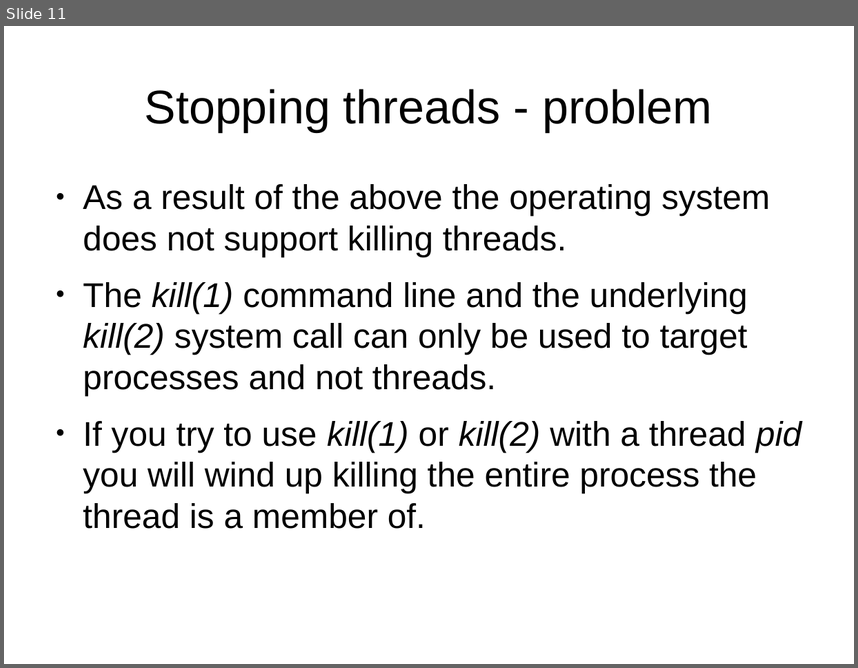
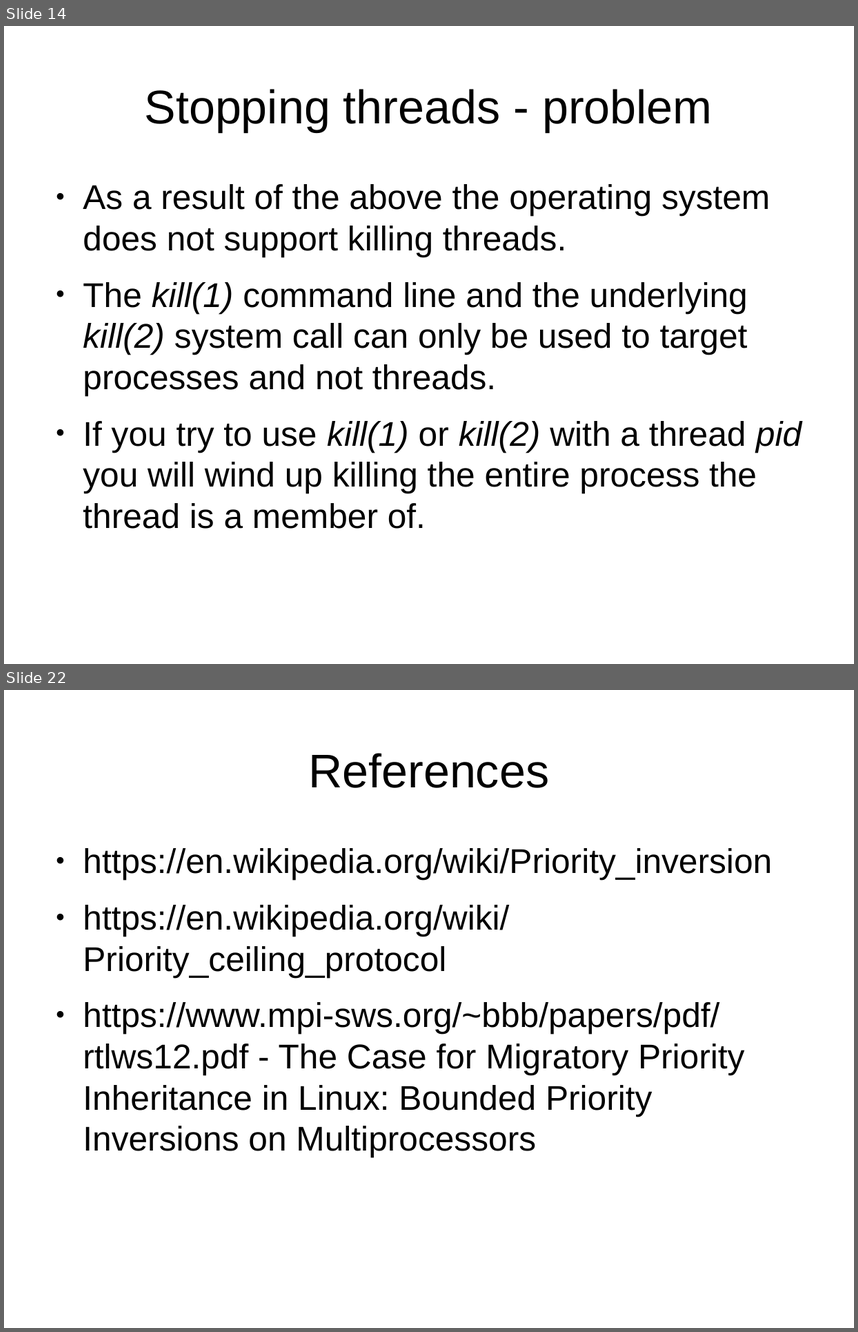
Before and after one commit to kalmuthu/slides, a slide deck: odp/pthreads_linux.odp. Shown one above the other, each under a label of ours: slide 11 before the commit, slides 14 and 22 after it; the slides between them are not shown. The pictures are 858x668 and 858x1332 pixels, drawn with LibreOffice and Linux fonts; fonts in the diff are those of the drawing. Boxes give left, top, right and bottom in pixels: in the first picture for what was removed or moved away, otherwise in the second. Text is boxed around its words. In the diff, an @@ line names an element or a change of style, - is before the commit and + after.

Commit message:
more slides about pthreads and linux

```diff
--- a/odp/pthreads_linux.odp
+++ b/odp/pthreads_linux.odp
@@ slide 22 added at [4,690,854,1328], background #FFFFFF @@
@@ title added at [308,753,549,788], 44 pt, text #000000 @@
+References
@@ text added at [83,848,772,1157], 32 pt, text #000000 @@
+● https://en.wikipedia.org/wiki/Priority_inversion
+● https://en.wikipedia.org/wiki/Priority_ceiling_protocol
+● https://www.mpi-sws.org/~bbb/papers/pdf/rtlws12.pdf - The Case for Migratory Priority Inheritance in Linux: Bounded Priority Inversions on Multiprocessors
@@ what was slide 11 is now slide 14 @@
```
Also in this commit, not shown: 10 other slides added.
